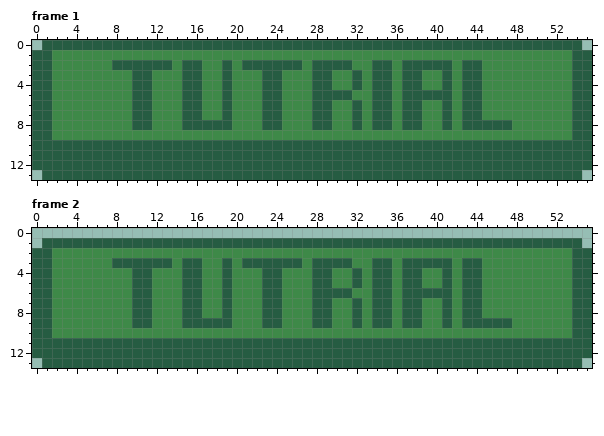
Pixel-art file -- assets/Sprites/button_tutorial.ase. Above, as it was before the edit.
56x14 pixels, 2 frames. Shown: frame 1, frame 2.
The same view after the edit:
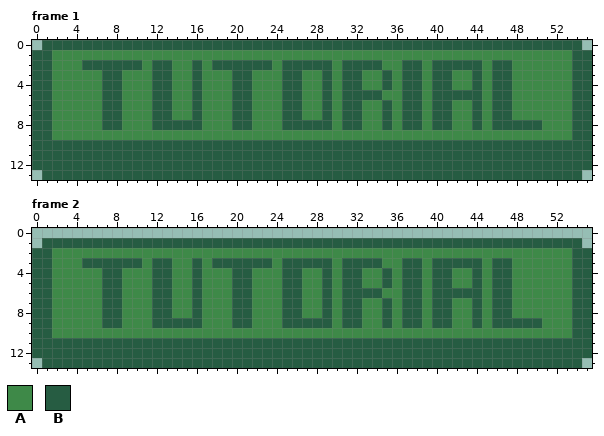
Palette (. is transparent): A #3e8948  B #265c42
Log entry: fixed tutriel button lol
Edits made:
--- frame 1
@@ x 0..55 @@
  1 BBAAAAAAAAAAAAAAAAAAAAAAAAAAAAAAAAAAAAAAAAAAAAAAAAAAAABB
- 2 BBAAAAAABBBBBBABBAABABBBBBBABBBBAABBABBBBBABBAAAAAAAAABB
- 3 BBAAAAAAAABBAAABBAABAAABBAAABBAABABBABBAABABBAAAAAAAAABB
- 4 BBAAAAAAAABBAAABBAABAAABBAAABBAABABBABBAABABBAAAAAAAAABB
- 5 BBAAAAAAAABBAAABBAABAAABBAAABBBBAABBABBBBBABBAAAAAAAAABB
- 6 BBAAAAAAAABBAAABBAABAAABBAAABBAABABBABBAABABBAAAAAAAAABB
- 7 BBAAAAAAAABBAAABBAABAAABBAAABBAABABBABBAABABBAAAAAAAAABB
- 8 BBAAAAAAAABBAAABBBBBAAABBAAABBAABABBABBAABABBBBBAAAAAABB
+ 2 BBAAABBBBBBABBAABABBBBBBABBBBBABBBBAABBABBBBBABBAAAAAABB
+ 3 BBAAAAABBAAABBAABAAABBAAABBAABABBAABABBABBAABABBAAAAAABB
+ 4 BBAAAAABBAAABBAABAAABBAAABBAABABBAABABBABBAABABBAAAAAABB
+ 5 BBAAAAABBAAABBAABAAABBAAABBAABABBBBAABBABBBBBABBAAAAAABB
+ 6 BBAAAAABBAAABBAABAAABBAAABBAABABBAABABBABBAABABBAAAAAABB
+ 7 BBAAAAABBAAABBAABAAABBAAABBAABABBAABABBABBAABABBAAAAAABB
+ 8 BBAAAAABBAAABBBBBAAABBAAABBBBBABBAABABBABBAABABBBBBAAABB
  9 BBAAAAAAAAAAAAAAAAAAAAAAAAAAAAAAAAAAAAAAAAAAAAAAAAAAAABB
--- frame 2
@@ x 0..55 @@
  2 BBAAAAAAAAAAAAAAAAAAAAAAAAAAAAAAAAAAAAAAAAAAAAAAAAAAAABB
- 3 BBAAAAAABBBBBBABBAABABBBBBBABBBBAABBABBBBBABBAAAAAAAAABB
- 4 BBAAAAAAAABBAAABBAABAAABBAAABBAABABBABBAABABBAAAAAAAAABB
- 5 BBAAAAAAAABBAAABBAABAAABBAAABBAABABBABBAABABBAAAAAAAAABB
- 6 BBAAAAAAAABBAAABBAABAAABBAAABBBBAABBABBBBBABBAAAAAAAAABB
- 7 BBAAAAAAAABBAAABBAABAAABBAAABBAABABBABBAABABBAAAAAAAAABB
- 8 BBAAAAAAAABBAAABBAABAAABBAAABBAABABBABBAABABBAAAAAAAAABB
- 9 BBAAAAAAAABBAAABBBBBAAABBAAABBAABABBABBAABABBBBBAAAAAABB
+ 3 BBAAABBBBBBABBAABABBBBBBABBBBBABBBBAABBABBBBBABBAAAAAABB
+ 4 BBAAAAABBAAABBAABAAABBAAABBAABABBAABABBABBAABABBAAAAAABB
+ 5 BBAAAAABBAAABBAABAAABBAAABBAABABBAABABBABBAABABBAAAAAABB
+ 6 BBAAAAABBAAABBAABAAABBAAABBAABABBBBAABBABBBBBABBAAAAAABB
+ 7 BBAAAAABBAAABBAABAAABBAAABBAABABBAABABBABBAABABBAAAAAABB
+ 8 BBAAAAABBAAABBAABAAABBAAABBAABABBAABABBABBAABABBAAAAAABB
+ 9 BBAAAAABBAAABBBBBAAABBAAABBBBBABBAABABBABBAABABBBBBAAABB
 10 BBAAAAAAAAAAAAAAAAAAAAAAAAAAAAAAAAAAAAAAAAAAAAAAAAAAAABB
Changed places in both pictures, as pixel boxes (x1, y1, x2, y2):
changed: (82, 60, 392, 130)
changed: (422, 60, 542, 130)
changed: (82, 258, 392, 328)
changed: (422, 258, 542, 328)
